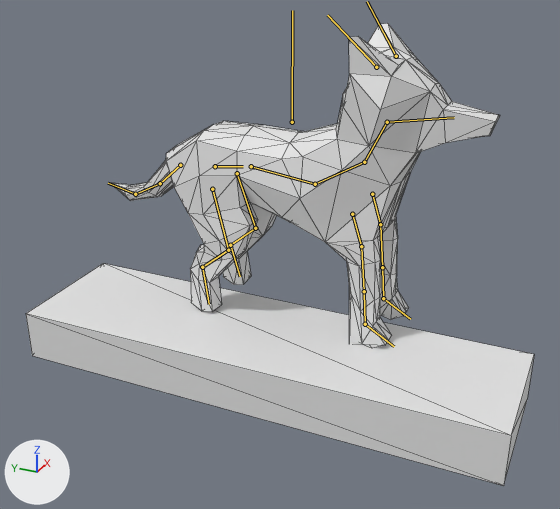
One commit to the glTF model art/model/wolf_model_0.1.glb: the scene before it, then after it.
Camera for both pictures: a camera (50 mm lens) standing at (-20.41, -8.8, 7.54) and looking at (-1.51, -0.29, -1.91). The axes (+X, +Y, +Z) are drawn at lower left. The lights are the same throughout. The bones that bend it are drawn over the model as lines. Mesh edges are drawn as thin lines.

In view in the first picture: 'testfloor', 'wolfmesh'.
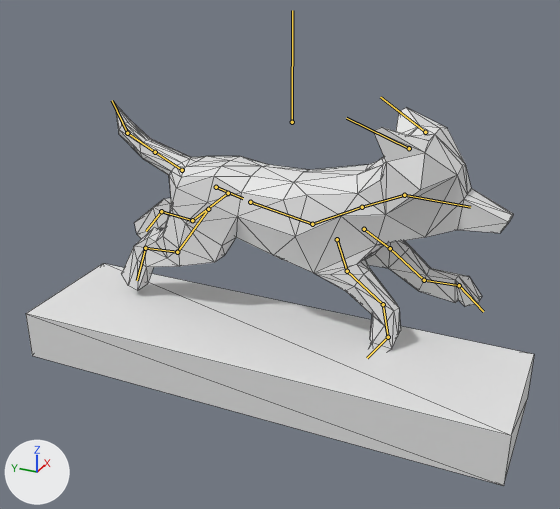
The newer file adds an action. The first version stands in its rest pose; the second is drawn at frame 8 of the action 'dodge.f'.

Pixel boxes (x1, y1, x2, y2) of what changed, in the pictures (560 x 509 px):
'wolfmesh', posed (24% shorter): before (111, 23, 500, 348); after (115, 104, 513, 351)
bone 'spine1.origin', root to tip: before (215, 166) to (243, 166); after (216, 187) to (243, 198)
bone 'spine2', root to tip: before (251, 166) to (315, 184); after (250, 202) to (312, 224)
bone 'neck', root to tip: before (364, 162) to (387, 122); after (362, 207) to (404, 195)
bone 'head', root to tip: before (387, 122) to (454, 117); after (404, 195) to (470, 207)
bone 'ear.l', root to tip: before (396, 56) to (367, 1); after (425, 132) to (380, 97)
bone 'ear.r', root to tip: before (376, 67) to (327, 15); after (409, 148) to (346, 118)
bone 'frontleg1.l', root to tip: before (372, 194) to (380, 224); after (364, 229) to (390, 248)
bone 'frontleg2.l', root to tip: before (380, 224) to (382, 267); after (390, 248) to (424, 280)
bone 'frontleg3.l', root to tip: before (382, 267) to (383, 298); after (424, 280) to (459, 285)
bone 'frontpaw.l', root to tip: before (383, 298) to (410, 319); after (459, 285) to (483, 311)
bone 'frontleg1.r', root to tip: before (352, 214) to (361, 246); after (337, 239) to (347, 271)
bone 'frontleg2.r', root to tip: before (361, 246) to (364, 291); after (347, 271) to (383, 304)
bone 'frontleg3.r', root to tip: before (364, 291) to (365, 324); after (383, 304) to (388, 337)
bone 'frontpaw.r', root to tip: before (365, 324) to (394, 346); after (388, 337) to (367, 358)
bone 'hindleg1.l', root to tip: before (237, 173) to (255, 228); after (228, 193) to (192, 220)
bone 'hindleg2.l', root to tip: before (255, 228) to (230, 245); after (192, 220) to (161, 211)
bone 'hindpaw.l', root to tip: before (230, 245) to (240, 276); after (161, 211) to (146, 231)
bone 'tail1', root to tip: before (180, 165) to (160, 183); after (182, 170) to (155, 152)
bone 'tail2', root to tip: before (160, 183) to (135, 194); after (155, 152) to (127, 133)
bone 'hindleg1.r', root to tip: before (212, 189) to (228, 250); after (208, 209) to (177, 252)
bone 'hindleg2.r', root to tip: before (228, 250) to (202, 267); after (177, 252) to (145, 248)
bone 'hindpaw.r', root to tip: before (202, 267) to (209, 304); after (145, 248) to (137, 280)

The edits, one by one:
Bone 'spine1.origin' (bone_spine1_origin) moves from (0.0, 0.0, 0.0) to (0.0, -0.09, 0.66).
Bone 'spine1.origin' (bone_spine1_origin) turns from (0, 0, 0) to (23, 0, 0) degrees about its own x, y and z.
Bone 'spine2' (bone_spine2) turns from (0, 0, 0) to (-19, 0, 0) degrees about its own x, y and z.
Bone 'neck' (bone_neck) turns from (0, 0, 0) to (37, 0, 0) degrees about its own x, y and z.
Bone 'head' (bone_head) turns from (0, 0, 0) to (-28, 0, 0) degrees about its own x, y and z.
Bone 'ear.l' (bone_ear_l) turns from (0, 0, 0) to (-36, -11, 10) degrees about its own x, y and z.
Bone 'ear.r' (bone_ear_r) turns from (0, 0, 0) to (-31, 10, -8) degrees about its own x, y and z.
Bone 'frontleg1.l' (bone_frontleg1_l) moves from (0.0, 0.0, 0.0) to (0.0, -0.22, 0.09).
Bone 'frontleg1.l' (bone_frontleg1_l) turns from (0, 0, 0) to (-45, 0, 0) degrees about its own x, y and z.
Bone 'frontleg2.l' (bone_frontleg2_l) turns from (0, 0, 0) to (-5, 0, 0) degrees about its own x, y and z.
Bone 'frontleg3.l' (bone_frontleg3_l) turns from (0, 0, 0) to (-40, 0, 0) degrees about its own x, y and z.
Bone 'frontpaw.l' (bone_frontpaw_l) turns from (0, 0, 0) to (99, 0, 0) degrees about its own x, y and z.
Bone 'frontleg1.r' (bone_frontleg1_r) moves from (0.0, 0.0, 0.0) to (0.0, -0.57, 0.23).
Bone 'frontleg1.r' (bone_frontleg1_r) turns from (0, 0, 0) to (-6, 0, 0) degrees about its own x, y and z.
Bone 'frontleg2.r' (bone_frontleg2_r) turns from (0, 0, 0) to (-45, 0, 0) degrees about its own x, y and z.
Bone 'frontleg3.r' (bone_frontleg3_r) turns from (0, 0, 0) to (41, 0, 0) degrees about its own x, y and z.
Bone 'frontpaw.r' (bone_frontpaw_r) turns from (0, 0, 0) to (101, 0, 0) degrees about its own x, y and z.
Bone 'hindleg1.l' (bone_hindleg1_l) moves from (0.0, 0.0, 0.0) to (-0.01, -0.03, 0.15).
Bone 'hindleg1.l' (bone_hindleg1_l) turns from (0, 0, 0) to (44, 1, 5) degrees about its own x, y and z.
Bone 'hindleg2.l' (bone_hindleg2_l) turns from (0, 0, 0) to (-22, 0, 0) degrees about its own x, y and z.
Bone 'hindpaw.l' (bone_hindpaw_l) turns from (0, 0, 0) to (8, 1, 1) degrees about its own x, y and z.
Bone 'tail1' (bone_tail1) turns from (0, 0, 0) to (46, 0, 0) degrees about its own x, y and z.
Bone 'tail2' (bone_tail2) turns from (0, 0, 0) to (-14, 0, 0) degrees about its own x, y and z.
Bone 'hindleg1.r' (bone_hindleg1_r) moves from (0.0, 0.0, 0.0) to (-0.01, -0.09, -0.02).
Bone 'hindleg1.r' (bone_hindleg1_r) turns from (0, 0, 0) to (30, -1, -3) degrees about its own x, y and z.
Bone 'hindleg2.r' (bone_hindleg2_r) turns from (0, 0, 0) to (-18, 0, 0) degrees about its own x, y and z.
Bone 'hindpaw.r' (bone_hindpaw_r) turns from (0, 0, 0) to (-6, 1, 1) degrees about its own x, y and z.
